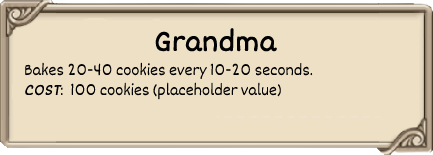
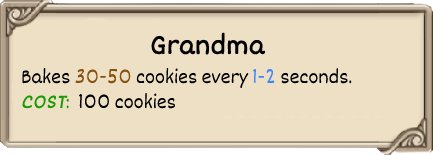
Revision of a layered 433x155 image; what changed, layer by layer:
renamed "Bakes 20-40 cookies every 10-20" to "Bakes 30-50 cookies every 1-2 se", painted on it over [22, 62, 352, 109]
painted on "Grandma" over [151, 28, 277, 55]
